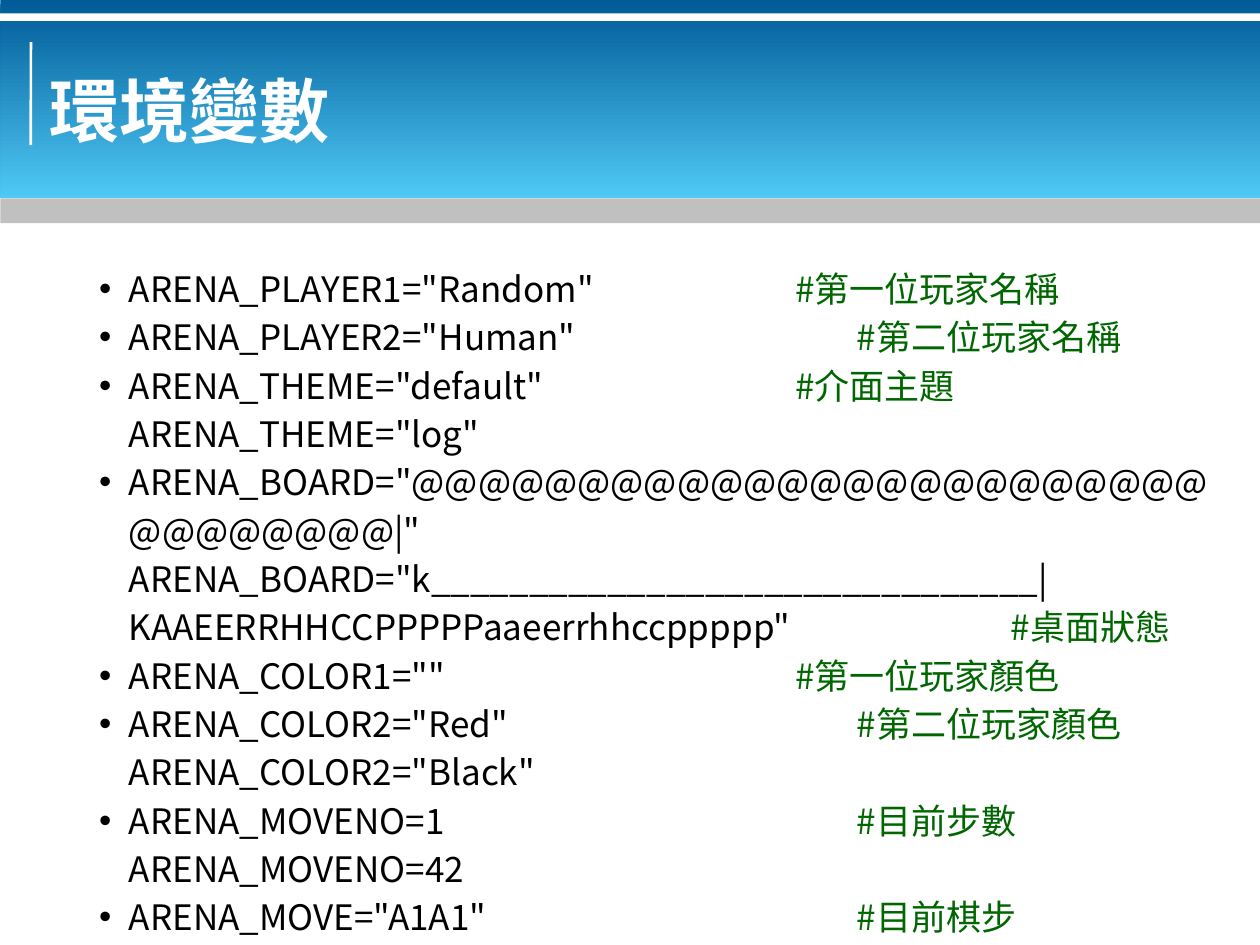
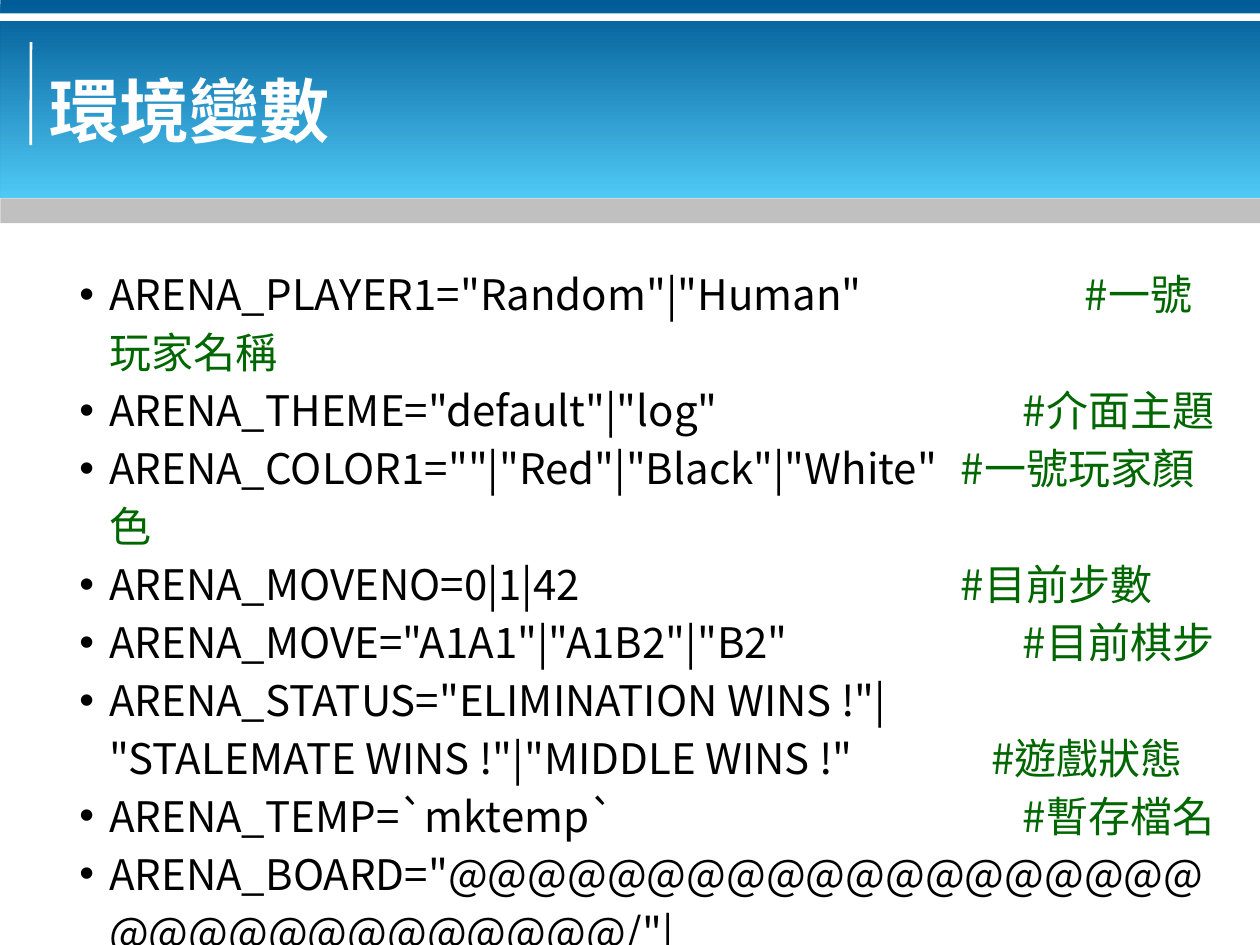
Before and after one commit to bluebat/.presentations, a slide deck: slide 5 of gamelets-arena-for-ai-players.odp. Drawn at 1260x945 pixels with LibreOffice and Linux fonts; fonts in the diff are those of the drawing; background and template pictures are left out. Boxes give left, top, right and bottom in pixels: in the first picture for what was removed or moved away, otherwise in the second. Text is boxed around its words. In the diff, an @@ line names an element or a change of style, - is before the commit and + after.

Commit message:
update tossug-arena

```diff
--- a/gamelets-arena-for-ai-players.odp
+++ b/gamelets-arena-for-ai-players.odp
@@ text at [109,274,1214,898]: text changed; size 20 to 24 pt @@
-• ARENA_PLAYER1="Random" #第一位玩家名稱
-• ARENA_PLAYER2="Human" #第二位玩家名稱
-• ARENA_THEME="default" #介面主題
-ARENA_THEME="log"
-• ARENA_BOARD="@@@@@@@@@@@@@@@@@@@@@@@@@@@@@@@@|"
-ARENA_BOARD="k_______________________________|KAAEERRHHCCPPPPPaaeerrhhccppppp" #桌面狀態
-• ARENA_COLOR1="" #第一位玩家顏色
-• ARENA_COLOR2="Red" #第二位玩家顏色
-ARENA_COLOR2="Black"
-• ARENA_MOVENO=1 #目前步數
-ARENA_MOVENO=42
-• ARENA_MOVE="A1A1" #目前棋步
-ARENA_MOVE="A1B1"
-• ARENA_STATUS="ELIMINATION WINS !" #遊戲狀態
-ARENA_STATUS="STALEMATE WINS !"
+• ARENA_PLAYER1="Random"|"Human" #一號玩家名稱
+• ARENA_THEME="default"|"log" #介面主題
+• ARENA_COLOR1=""|"Red"|"Black"|"White" #一號玩家顏色
+• ARENA_MOVENO=0|1|42 #目前步數
+• ARENA_MOVE="A1A1"|"A1B2"|"B2" #目前棋步
+• ARENA_STATUS="ELIMINATION WINS !"|
+"STALEMATE WINS !"|"MIDDLE WINS !" #遊戲狀態
+• ARENA_TEMP=`mktemp` #暫存檔名
+• ARENA_BOARD="@@@@@@@@@@@@@@@@@@@@@@@@@@@@@@@@/"|
+"k_______________________________/KAAEERRHHCCPPPPPaaeerrhhccppppp" #桌面狀態
```
Also in this commit, not shown: 3 other slides changed, 1 other file.
